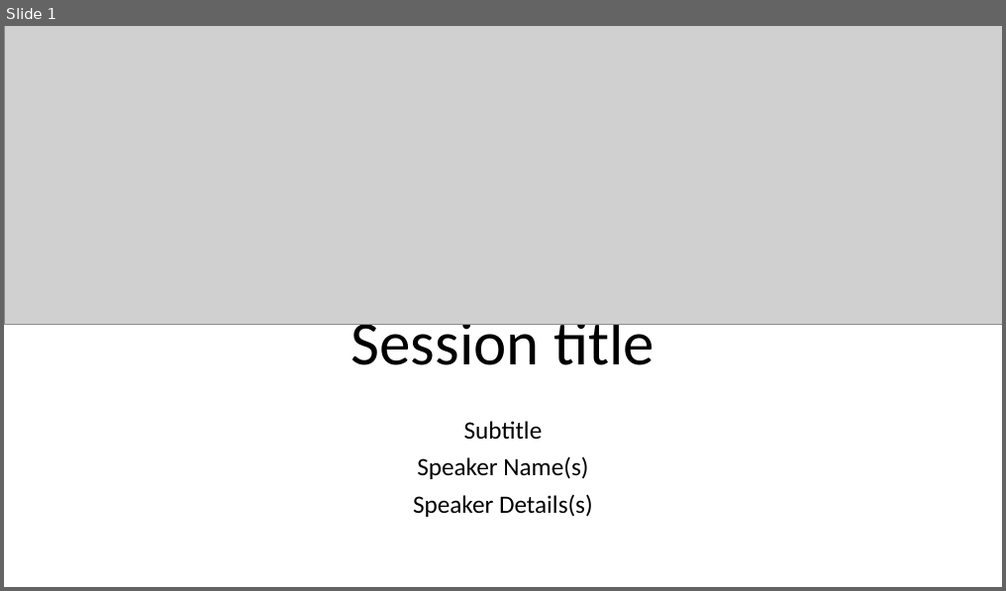
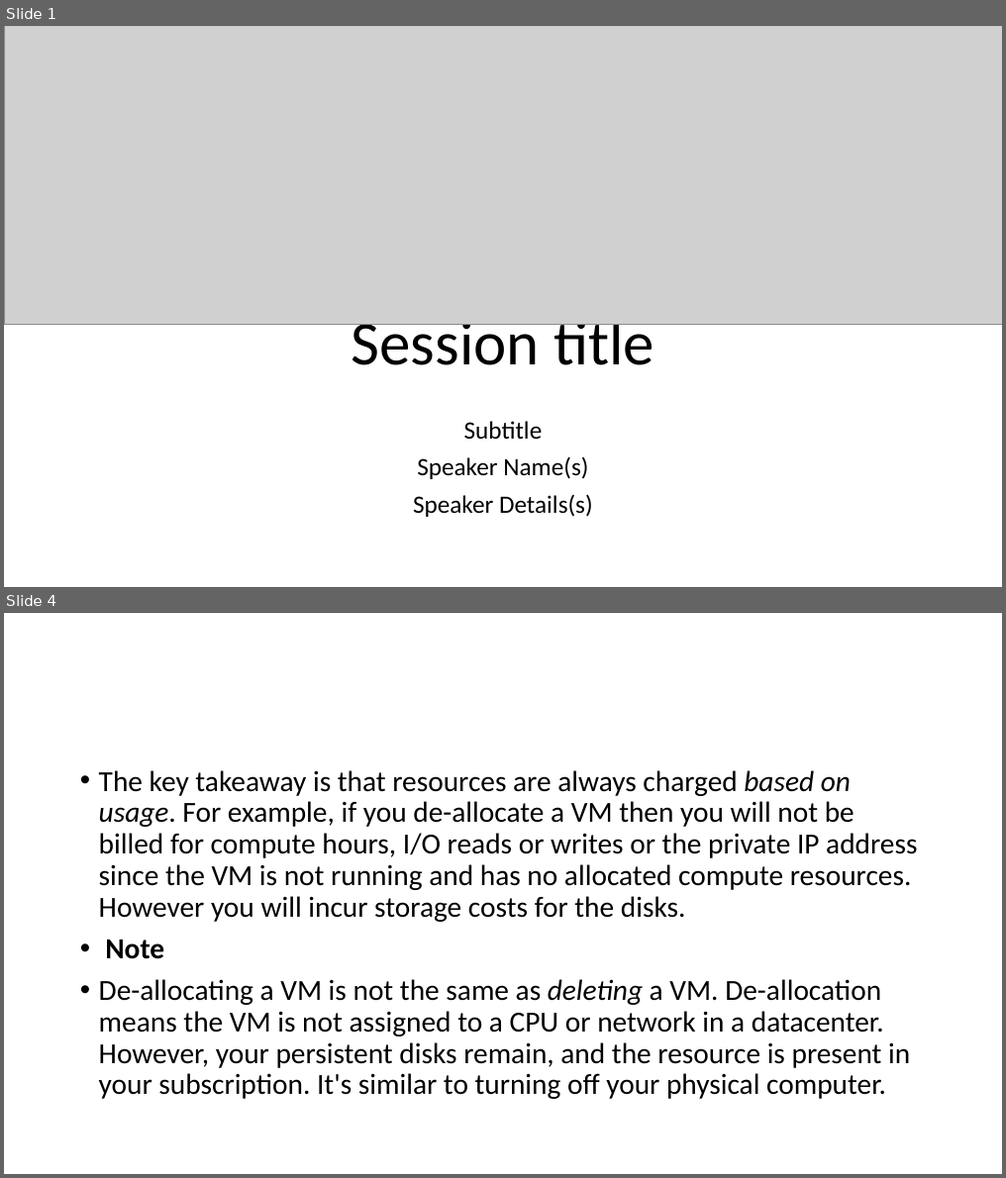
Before and after one commit to warrendt/cloudfridays, a slide deck: content/Azure Fundamentals/3. Understand security privacy compliance and trust/Cost Management.pptx. Shown one above the other, each under a label of ours: slide 1 before the commit, slides 1 and 4 after it; the slides between them are not shown. The pictures are 1006x591 and 1006x1178 pixels, drawn with LibreOffice and Linux fonts; fonts in the diff are those of the drawing; grey boxes stand for pictures; background and template pictures are left out. Boxes give left, top, right and bottom in pixels: in the first picture for what was removed or moved away, otherwise in the second. Text is boxed around its words. In the diff, an @@ line names an element or a change of style, - is before the commit and + after.

```diff
--- a/content/Azure Fundamentals/3. Understand security privacy compliance and trust/Cost Management.pptx
+++ b/content/Azure Fundamentals/3. Understand security privacy compliance and trust/Cost Management.pptx
@@ slide 4 added at box(4, 613, 1002, 1174), background #FFFFFF @@
@@ text added at box(99, 770, 917, 1099), 28 pt, text #000000 @@
+• The key takeaway is that resources are always charged based on usage. For example, if you de-allocate a VM then you will not be billed for compute hours, I/O reads or writes or the private IP address since the VM is not running and has no allocated compute resources. However you will incur storage costs for the disks.
+• Note
+• De-allocating a VM is not the same as deleting a VM. De-allocation means the VM is not assigned to a CPU or network in a datacenter. However, your persistent disks remain, and the resource is present in your subscription. It's similar to turning off your physical computer.
```
Also in this commit, not shown: 5 other slides added, 1 slide removed.
